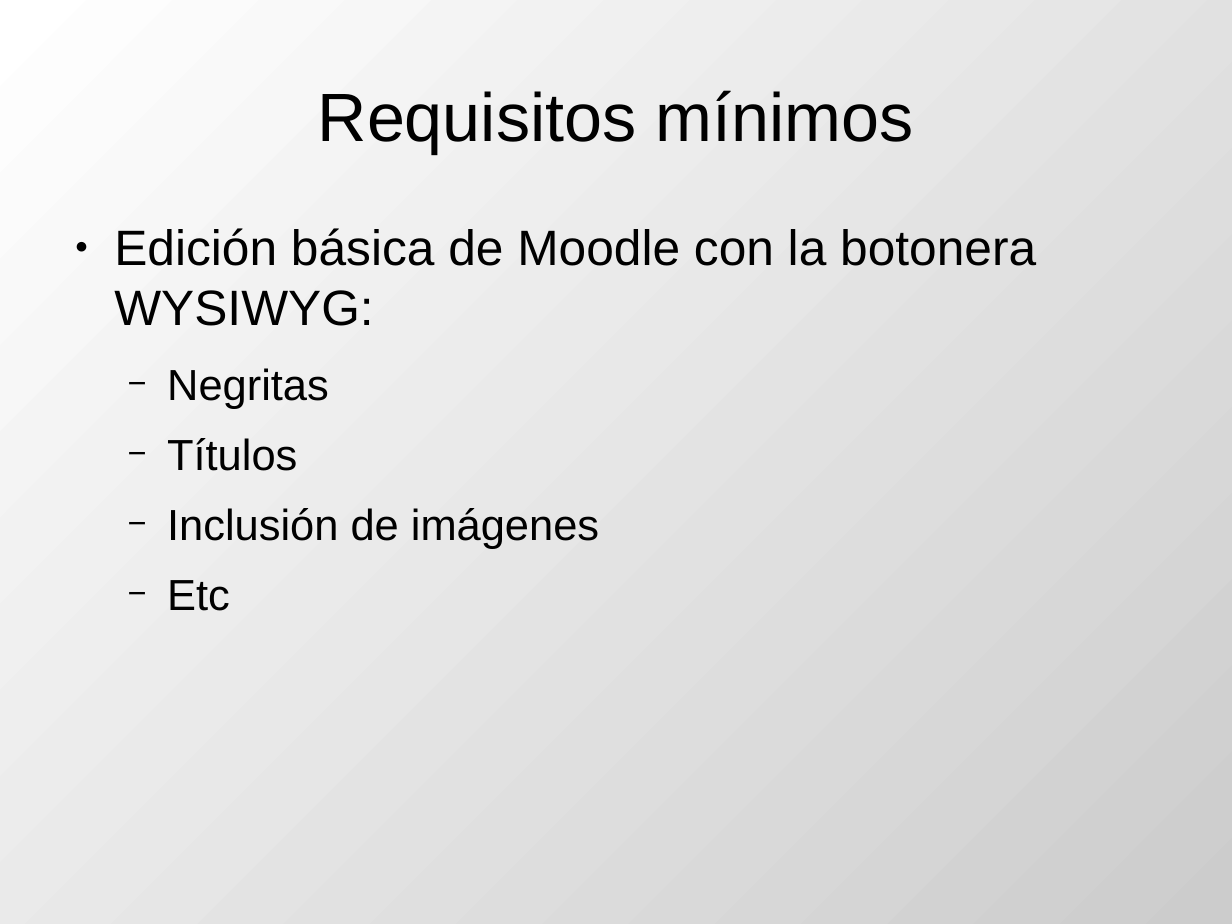
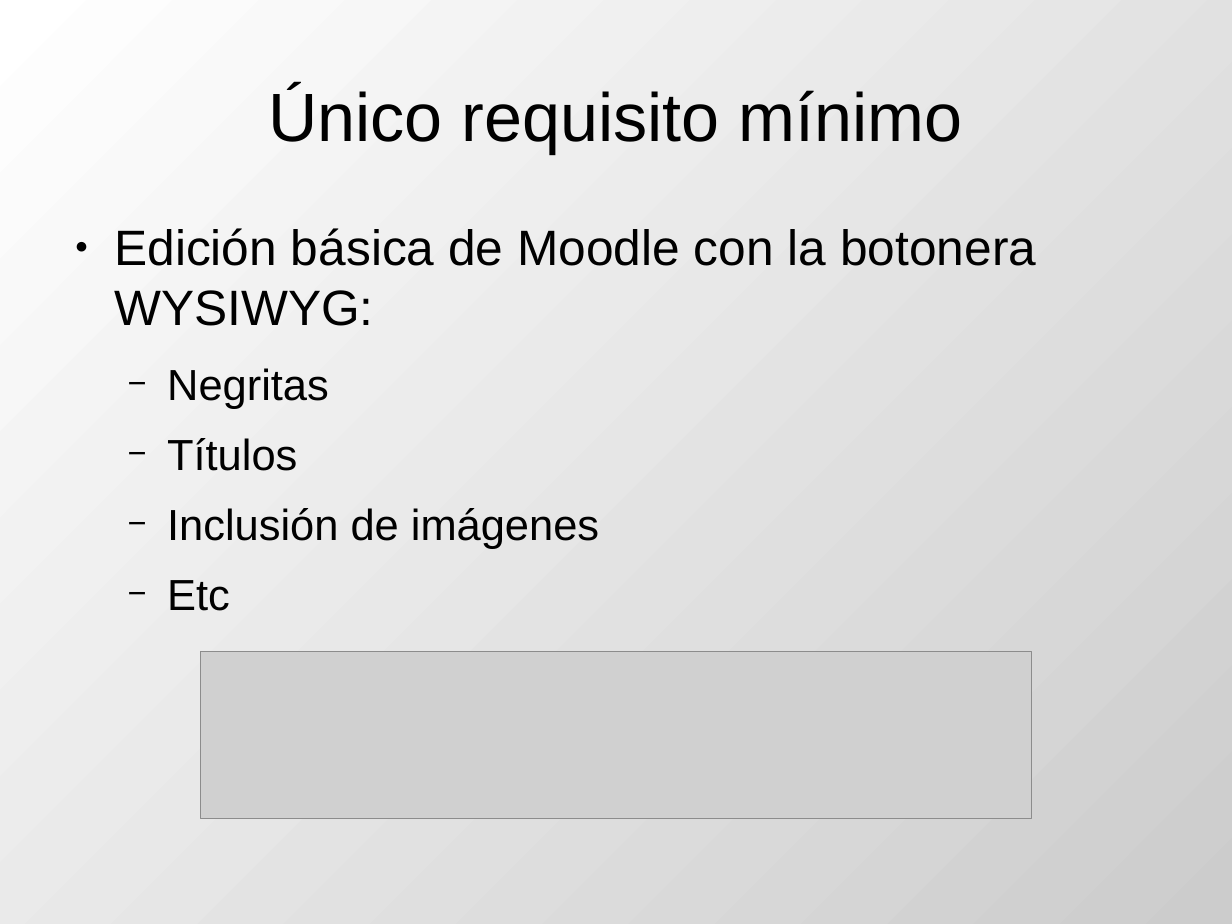
Before and after one commit to DrPantera/wikis4education, a slide deck: slide 6 of uca-2015/tema-0-Presentacion.odp. Drawn at 1232x924 pixels with LibreOffice and Linux fonts; fonts in the diff are those of the drawing; grey boxes stand for pictures. Boxes give left, top, right and bottom in pixels: in the first picture for what was removed or moved away, otherwise in the second. Text is boxed around its words. In the diff, an @@ line names an element or a change of style, - is before the commit and + after.

```diff
--- a/uca-2015/tema-0-Presentacion.odp
+++ b/uca-2015/tema-0-Presentacion.odp
@@ title at (268,86,963,153): text changed @@
-Requisitos mínimos
+Único requisito mínimo
@@ picture added at (200,652,1032,819) @@
```
Also in this commit, not shown: 2 other slides changed, 3 other files.
